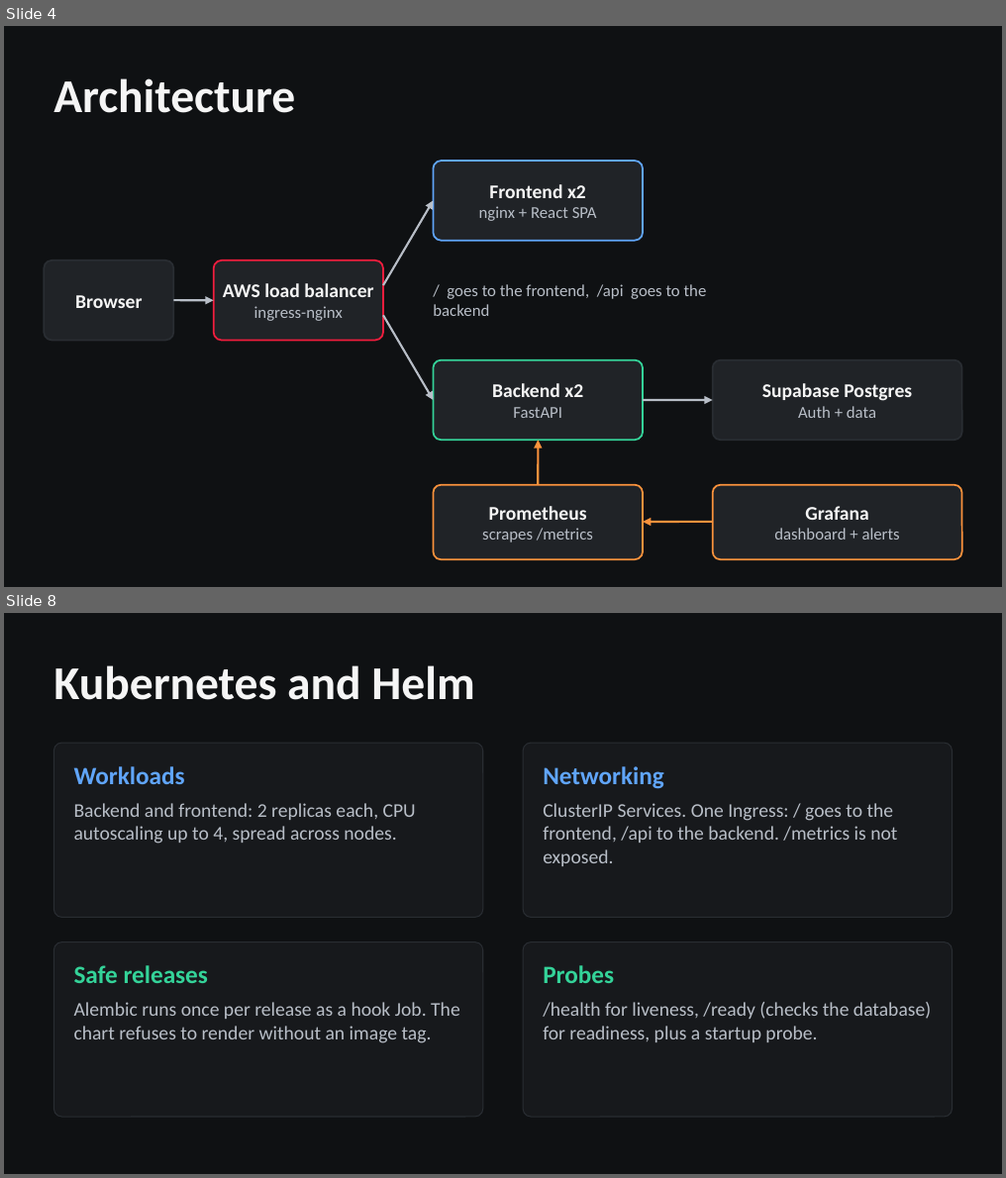
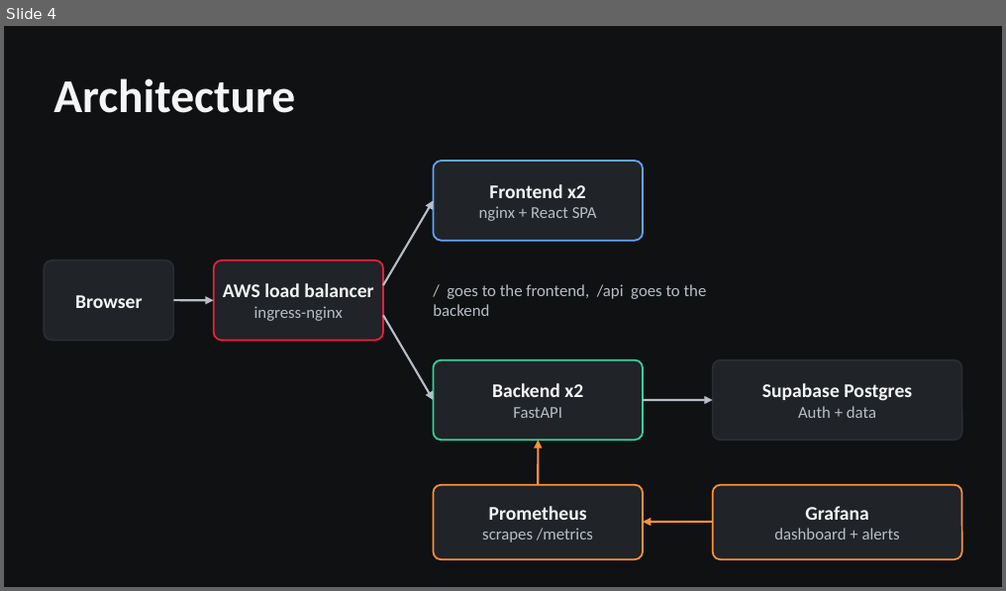
Before and after one commit to Avishkar74/StudAura, a slide deck: demo/StudAura-presentation.pptx. Shown one above the other, each under a label of ours: slides 4 and 8 before the commit, slide 4 after it; the slides between them are not shown. The pictures are 1006x1178 and 1006x591 pixels, drawn with LibreOffice and Linux fonts; fonts in the diff are those of the drawing. Boxes give left, top, right and bottom in pixels: in the first picture for what was removed or moved away, otherwise in the second. Text is boxed around its words. In the diff, an @@ line names an element or a change of style, - is before the commit and + after.

```diff
--- a/demo/StudAura-presentation.pptx
+++ b/demo/StudAura-presentation.pptx
@@ slide 8 removed at bbox=[4, 613, 1002, 1174], background #0F1113 @@
@@ text removed at bbox=[54, 665, 474, 700] @@
-Kubernetes and Helm
@@ rounded rectangle removed at bbox=[54, 743, 483, 917] @@
@@ rounded rectangle removed at bbox=[523, 743, 952, 917] @@
@@ text removed at bbox=[74, 766, 185, 784] @@
-Workloads
@@ text removed at bbox=[543, 766, 664, 789] @@
-Networking
@@ text removed at bbox=[74, 803, 416, 844] @@
-Backend and frontend: 2 replicas each, CPU autoscaling up to 4, spread across nodes.
@@ text removed at bbox=[543, 803, 897, 866] @@
-ClusterIP Services. One Ingress: / goes to the frontend, /api to the backend. /metrics is not exposed.
@@ rounded rectangle removed at bbox=[54, 943, 483, 1117] @@
@@ text removed at bbox=[74, 965, 208, 983] @@
-Safe releases
@@ rounded rectangle removed at bbox=[523, 943, 952, 1117] @@
@@ text removed at bbox=[543, 965, 614, 983] @@
-Probes
@@ text removed at bbox=[74, 1002, 460, 1044] @@
-Alembic runs once per release as a hook Job. The chart refuses to render without an image tag.
@@ text removed at bbox=[543, 1002, 931, 1043] @@
-/health for liveness, /ready (checks the database) for readiness, plus a startup probe.
```
Also in this commit, not shown: 8 slides changed, 4 slides added, 1 other slide removed, 29 other files.
